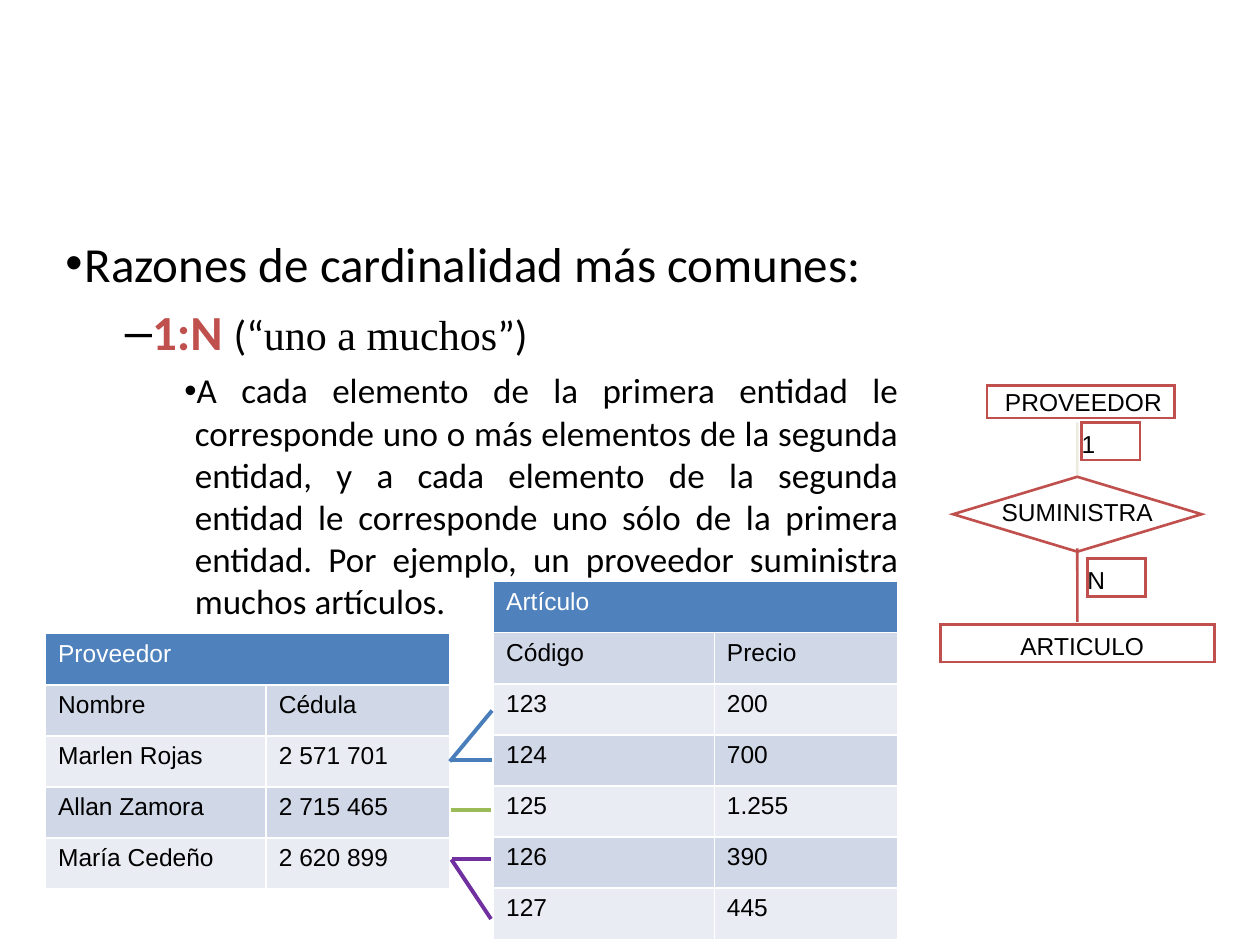
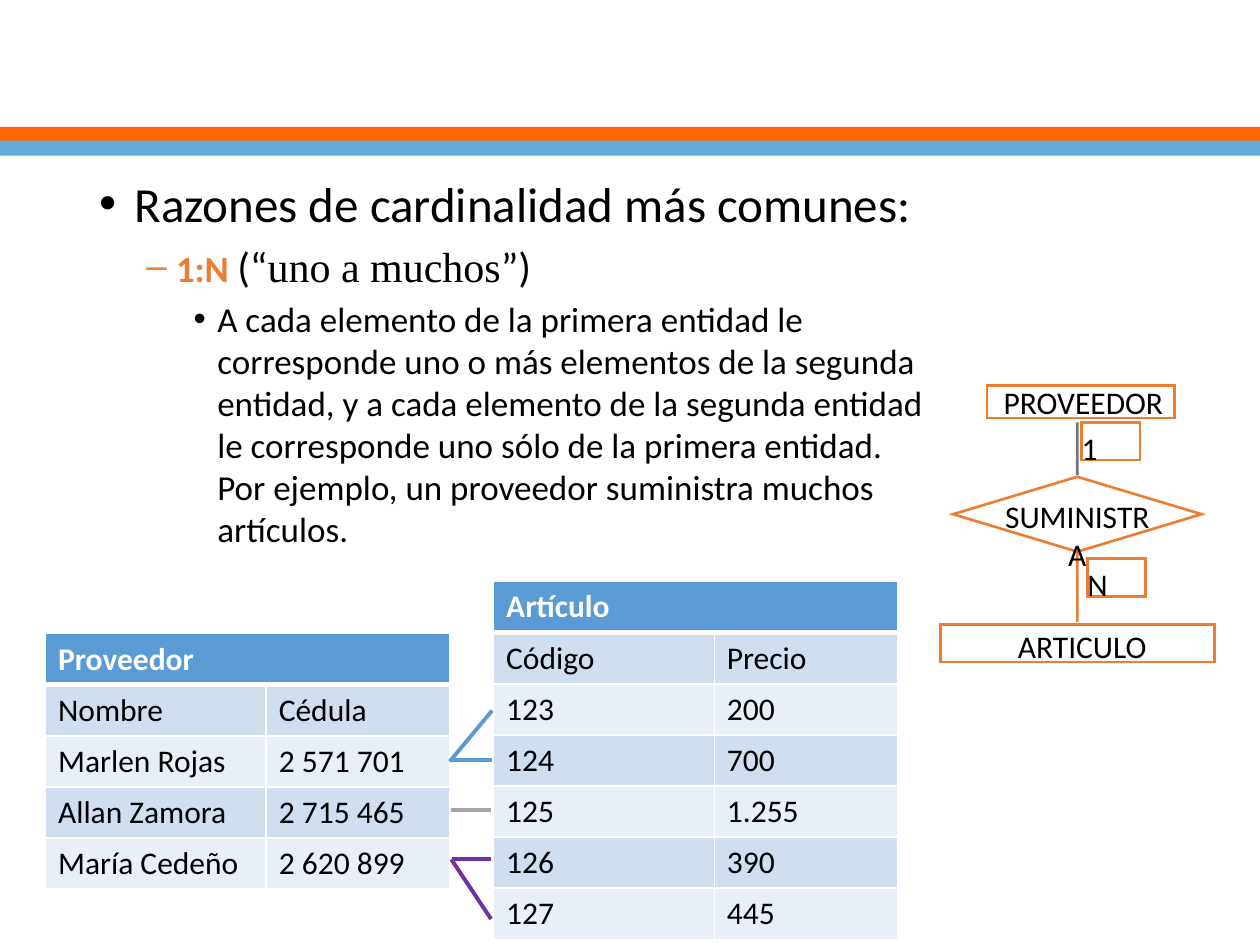
Before and after one commit to ejimenezdelgado/funda_db_martes_tarde_3_2017, a slide deck: slide 43 of Semana 2/Clase2.pptx (slide 42 before the commit). Drawn at 1260x945 pixels with LibreOffice and Linux fonts; fonts in the diff are those of the drawing; background and template pictures are left out. Boxes give left, top, right and bottom in pixels: in the first picture for what was removed or moved away, otherwise in the second. Text is boxed around its words. In the diff, an @@ line names an element or a change of style, - is before the commit and + after.

```diff
--- a/Semana 2/Clase2.pptx
+++ b/Semana 2/Clase2.pptx
@@ title "Modelo entidad-relación: Conceptos" rewrapped from <box>91,15,1215,151</box> to <box>0,0,1260,130</box> @@
@@ rectangle added at <box>0,127,1260,142</box>, fill #FF6600 @@
@@ rectangle added at <box>0,141,1260,156</box>, fill #65ACDD @@
@@ text "Razones de cardinalidad más comunes:": place and size @@
-text "Razones de cardinalidad más comunes:" at <box>85,248,898,615</box>
+text "Razones de cardinalidad más comunes:" at <box>135,188,923,543</box>
@@ text "Razones de cardinalidad más comunes:" at <box>135,188,923,543</box>: size 28 to 21 pt, text colour #C0504D to #ED7D31 in "1:N"; alignment justified to left; indent changed @@
@@ rectangle "PROVEEDOR" at <box>987,386,1174,418</box>: size 14 to 18 pt, font Arial to Calibri; outline #C0504D 1.5 pt to #ED7D31 1.5 pt @@
@@ line (1077, 475) - (1077, 422): stroke #EEECE1 1.5 pt to #6E747A 1.5 pt @@
@@ rectangle "1" at <box>1082,422,1140,460</box>: size 14 to 18 pt, font Arial to Calibri; more space between paragraphs; outline #C0504D 1.5 pt to #ED7D31 1.5 pt @@
@@ diamond at <box>953,476,1201,551</box>: outline #C0504D 1.5 pt to #ED7D31 1.5 pt @@
@@ text "SUMINISTRA" at <box>988,491,1166,534</box>: size 14 to 18 pt, font Arial to Calibri @@
@@ line (1077, 548) - (1077, 621): stroke #C0504D 1.5 pt to #ED7D31 1.5 pt @@
@@ rectangle "N" at <box>1087,558,1145,596</box>: size 14 to 18 pt, font Arial to Calibri; more space between paragraphs; outline #C0504D 1.5 pt to #ED7D31 1.5 pt @@
@@ table at <box>494,582,898,940</box> @@
@@ fill #4F81BD to #5B9BD5 in row 1, column 1 @@
@@ fill #D0D8E8 to #D2DEEF in 6 cells @@
@@ fill #E9EDF4 to #EAEFF7 in 6 cells @@
@@ size 14 to 18 pt, font Arial to Calibri @@
@@ bold on in "Artículo" @@
@@ rectangle "ARTICULO" at <box>940,624,1213,662</box>: size 14 to 18 pt, font Arial to Calibri; outline #C0504D 1.5 pt to #ED7D31 1.5 pt @@
@@ table at <box>45,634,450,890</box> @@
@@ fill #4F81BD to #5B9BD5 in row 1, column 1 @@
@@ fill #D0D8E8 to #D2DEEF in 4 cells @@
@@ fill #E9EDF4 to #EAEFF7 in 4 cells @@
@@ size 14 to 18 pt, font Arial to Calibri @@
@@ bold on in "Proveedor" @@
@@ line (450, 761) - (493, 711): stroke #4B7EBC 2.25 pt to #5B9BD5 2.25 pt @@
@@ line (452, 760) - (493, 760): stroke #4B7EBC 2.25 pt to #5B9BD5 2.25 pt @@
@@ line (451, 810) - (491, 810): stroke #9BBB59 2.25 pt to #A5A5A5 2.25 pt @@
```
Also in this commit, not shown: 69 other slides changed, 1 slide added, 1 other file.
